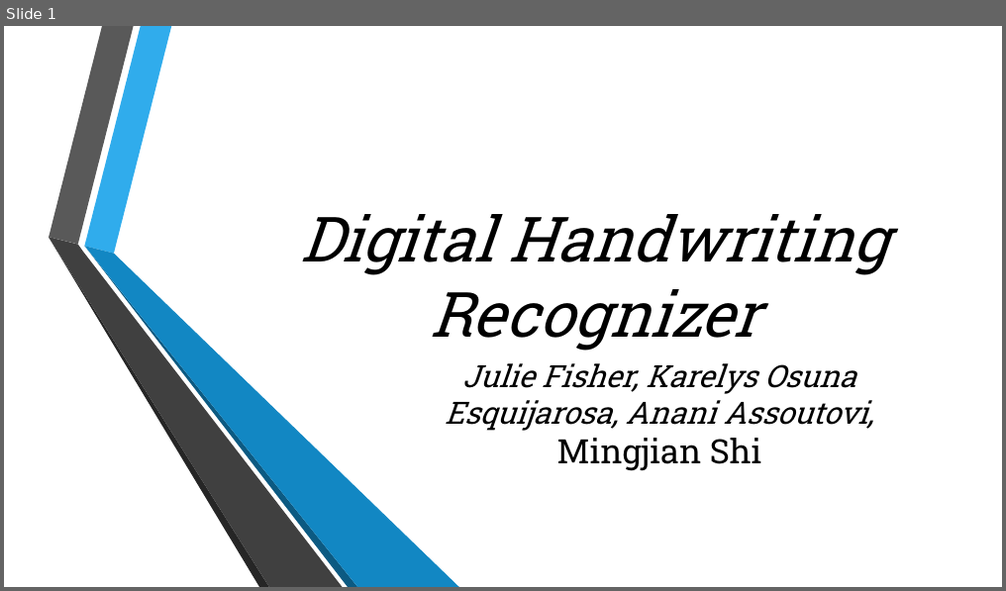
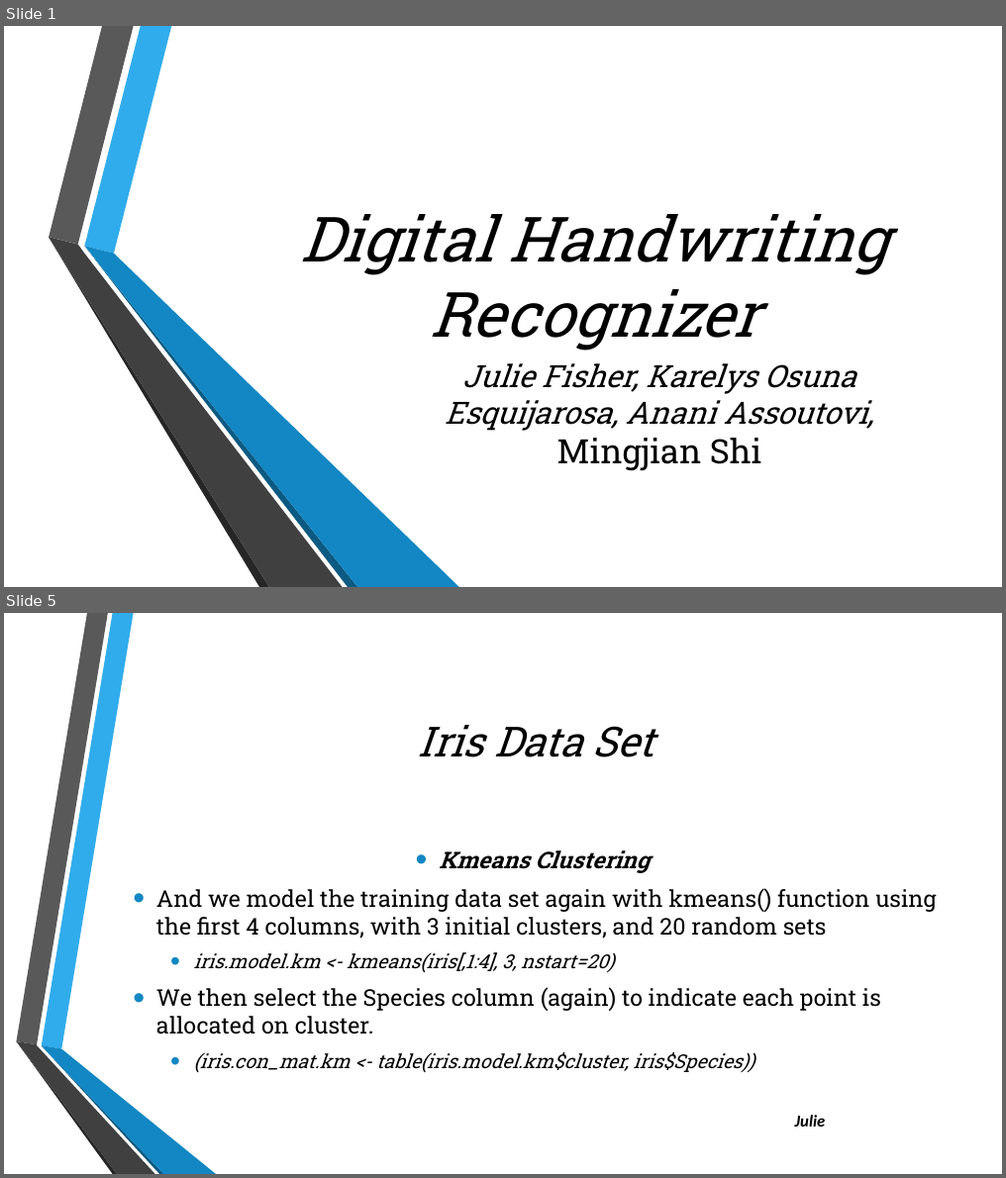
Before and after one commit to julielinx/Final-_Project, a slide deck: Presentation1.pptx. Shown one above the other, each under a label of ours: slide 1 before the commit, slides 1 and 5 after it; the slides between them are not shown. The pictures are 1006x591 and 1006x1178 pixels, drawn with LibreOffice and Linux fonts; fonts in the diff are those of the drawing; background and template pictures are left out. Boxes give left, top, right and bottom in pixels: in the first picture for what was removed or moved away, otherwise in the second. Text is boxed around its words. In the diff, an @@ line names an element or a change of style, - is before the commit and + after.

```diff
--- a/Presentation1.pptx
+++ b/Presentation1.pptx
@@ slide 5 added at box(4, 613, 1002, 1174), background picture (left out) @@
@@ title added at box(417, 725, 653, 758), 40 pt, text #000000, italic @@
+Iris Data Set
@@ text added at box(156, 851, 937, 1072), 22.2 pt, text #000000 @@
+• Kmeans Clustering
+• And we model the training data set again with kmeans() function using the first 4 columns, with 3 initial clusters, and 20 random sets
+  • iris.model.km <- kmeans(iris[,1:4], 3, nstart=20)
+• We then select the Species column (again) to indicate each point is allocated on cluster.
+  • (iris.con_mat.km <- table(iris.model.km$cluster, iris$Species))
@@ group added at box(16, 613, 216, 1174): 6 freeform shapes @@
@@ text added at box(795, 1115, 826, 1127), 16 pt, text #000000, bold, italic @@
+Julie
```
Also in this commit, not shown: 5 slides changed, 7 other slides added.
